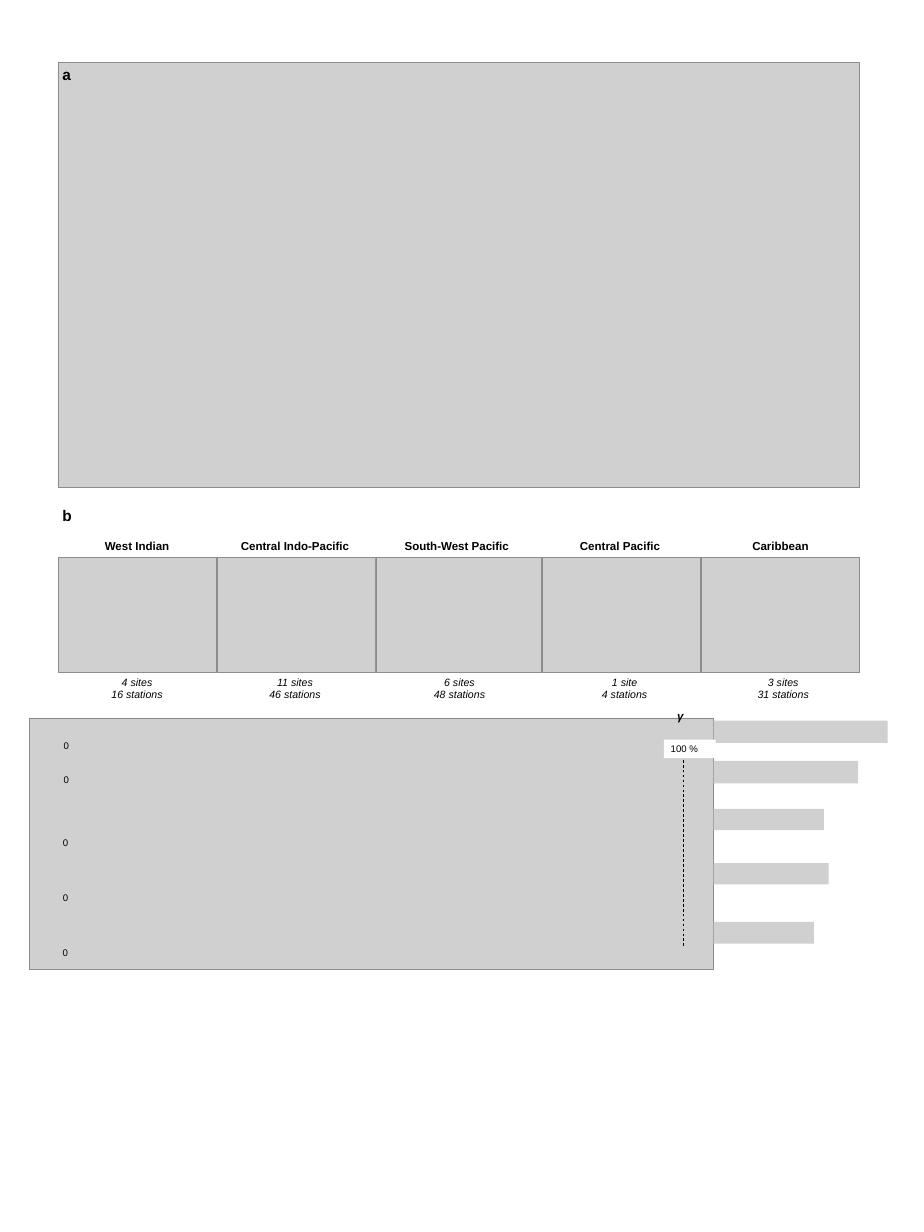
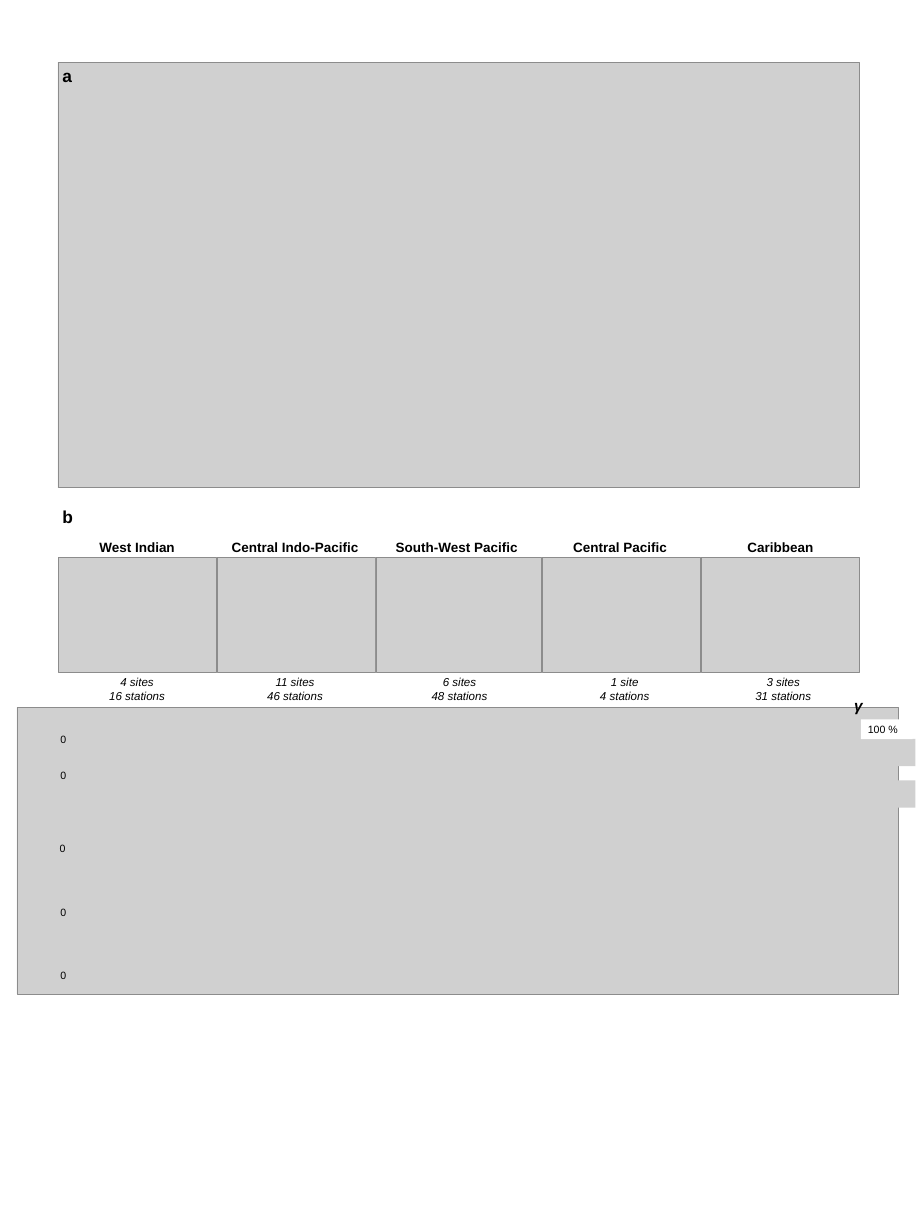
Before and after one commit to virginiemarques/Global_eDNA, a slide deck: slide 2 of outputs/Figures papier/Figure3.pptx. Drawn at 924x1232 pixels with LibreOffice and Linux fonts; fonts in the diff are those of the drawing; grey boxes stand for pictures. Boxes give left, top, right and bottom in pixels: in the first picture for what was removed or moved away, otherwise in the second. Text is boxed around its words. In the diff, an @@ line names an element or a change of style, - is before the commit and + after.

```diff
--- a/outputs/Figures papier/Figure3.pptx
+++ b/outputs/Figures papier/Figure3.pptx
@@ text "a" at bbox=[62, 72, 72, 82]: size 16 to 18 pt @@
@@ text "b" at bbox=[62, 510, 73, 523]: size 16 to 18 pt @@
@@ size 12 to 14 pt in 5 elements at bbox=[396, 542, 517, 552], bbox=[99, 542, 175, 552], bbox=[232, 542, 358, 552], bbox=[573, 542, 666, 552], bbox=[747, 542, 813, 552] @@
@@ size 11 to 12 pt in 5 elements at bbox=[109, 678, 165, 700], bbox=[267, 678, 323, 700], bbox=[432, 678, 488, 700], bbox=[600, 678, 650, 700], bbox=[755, 678, 811, 700] @@
@@ picture: place and size @@
-picture at bbox=[30, 718, 714, 970]
+picture at bbox=[17, 708, 899, 994]
@@ text "γ": place and size @@
-text "γ" at bbox=[677, 711, 683, 723]
+text "γ" at bbox=[854, 699, 863, 714]
@@ text "γ" at bbox=[854, 699, 863, 714]: size 12 to 16 pt @@
@@ text "0": place and size @@
-text "0" at bbox=[64, 742, 69, 749]
+text "0" at bbox=[60, 735, 66, 743]
@@ size 10 to 11 pt in 6 elements at bbox=[60, 771, 66, 779], bbox=[60, 844, 66, 852], bbox=[60, 735, 66, 743], bbox=[60, 908, 66, 916], bbox=[60, 971, 66, 979], bbox=[861, 720, 913, 740] @@
@@ rectangle "100 %": place and size @@
-rectangle "100 %" at bbox=[664, 740, 716, 758]
+rectangle "100 %" at bbox=[861, 720, 913, 740]
@@ text "0": place and size @@
-text "0" at bbox=[63, 894, 68, 901]
+text "0" at bbox=[60, 908, 66, 916]
@@ group removed at bbox=[683, 721, 888, 948]: 5 pictures, 1 line @@
@@ group added at bbox=[640, 733, 916, 958]: 6 pictures @@
@@ text "0": place and size @@
-text "0" at bbox=[63, 949, 68, 956]
+text "0" at bbox=[60, 971, 66, 979]
```
Also in this commit, not shown: 1 other file.
